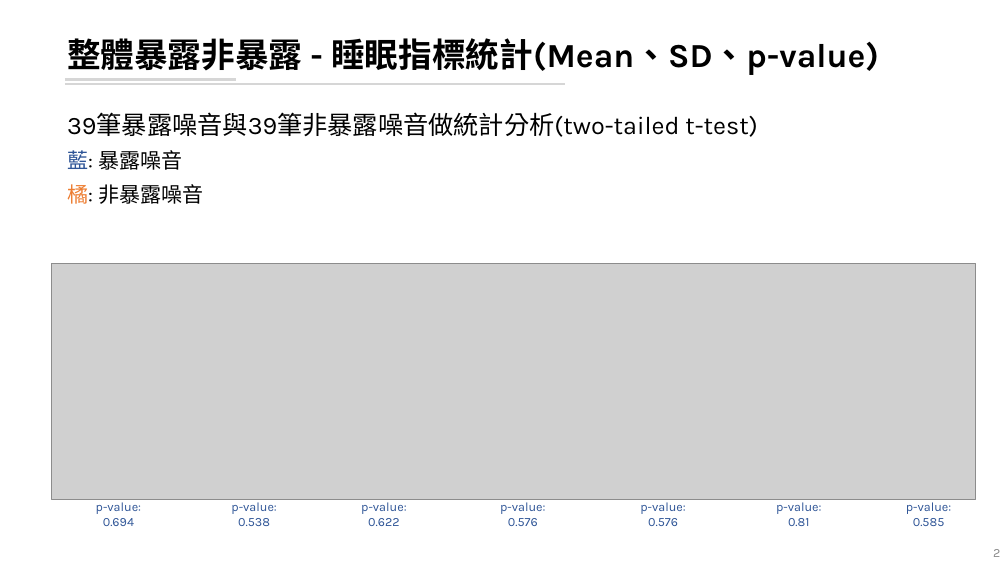
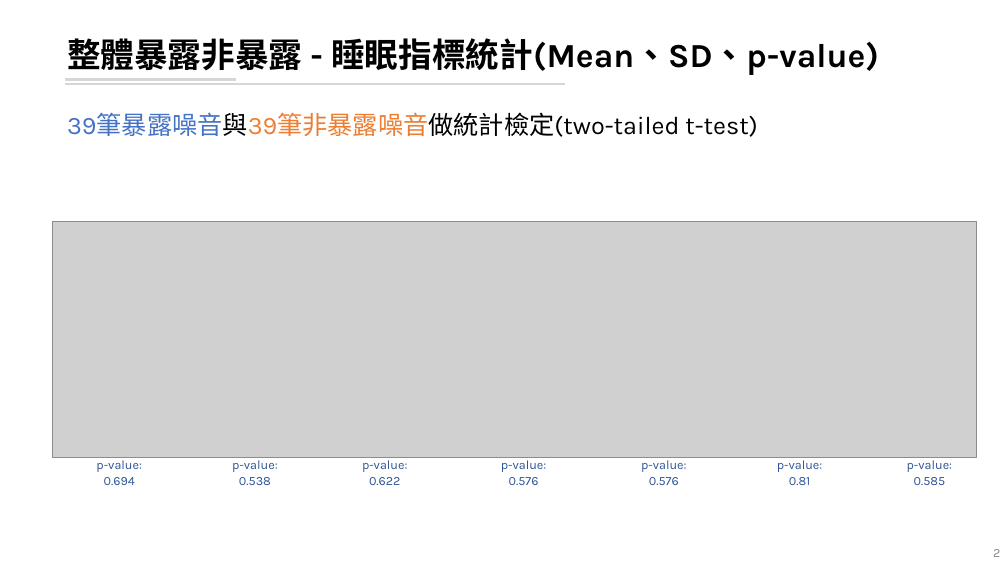
Before and after one commit to leooel97895750/REM_DataMining, a slide deck: slide 2 of 20210807_REM分析.pptx. Drawn at 1008x567 pixels with LibreOffice and Linux fonts; fonts in the diff are those of the drawing; grey boxes stand for pictures. Boxes give left, top, right and bottom in pixels: in the first picture for what was removed or moved away, otherwise in the second. Text is boxed around its words. In the diff, an @@ line names an element or a change of style, - is before the commit and + after.

```diff
--- a/20210807_REM分析.pptx
+++ b/20210807_REM分析.pptx
@@ text at (67,112,757,137): text changed @@
-39筆暴露噪音與39筆非暴露噪音做統計分析(two-tailed t-test)
-藍: 暴露噪音
-橘: 非暴露噪音
+39筆暴露噪音與39筆非暴露噪音做統計檢定(two-tailed t-test)
@@ 7 texts, 1 picture: place and size @@
-7 texts, 1 picture at (52,263,976,526)
+7 texts, 1 picture at (53,222,977,485)
```
Also in this commit, not shown: 4 other slides changed, 10 slides added.
